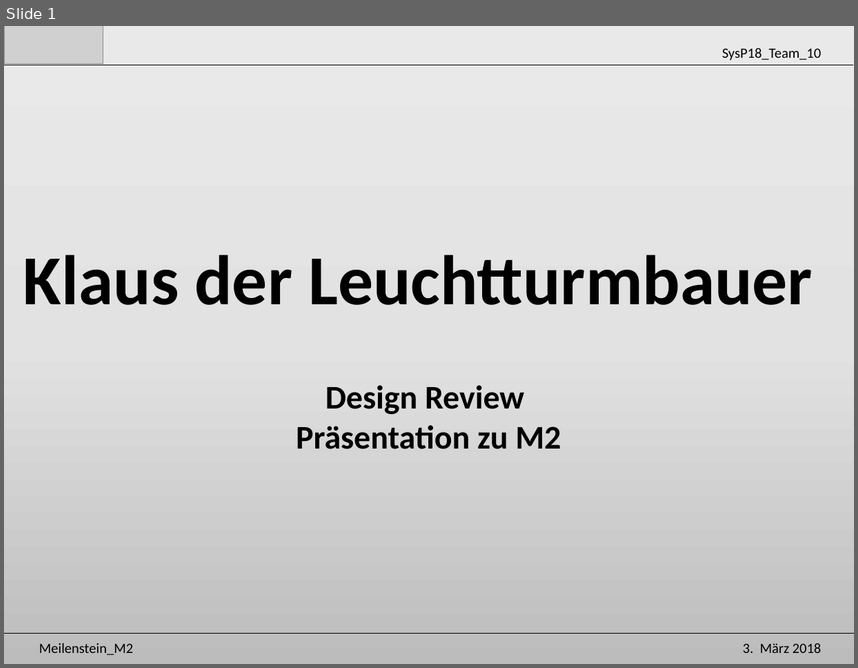
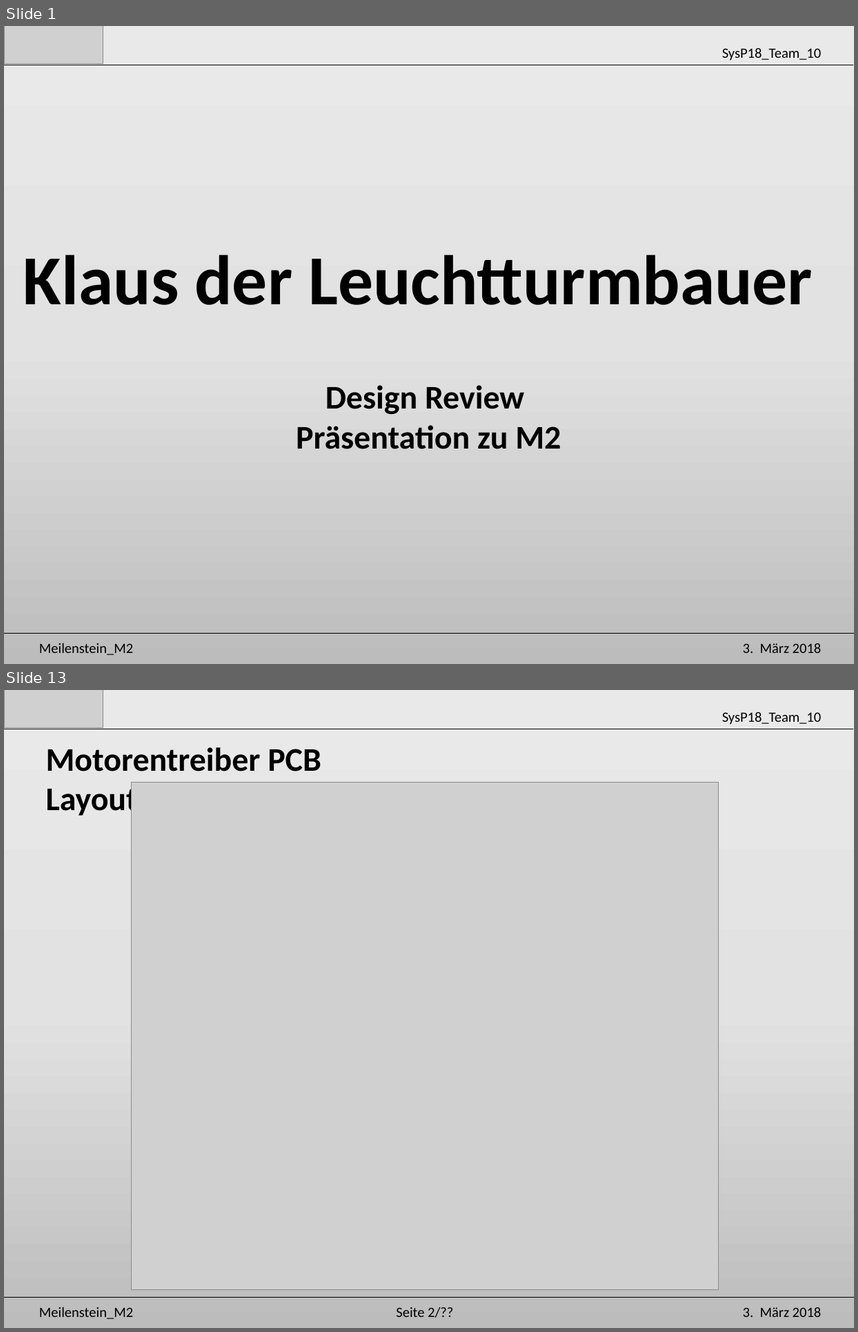
Before and after one commit to Unaqwyn/SysP18_1cv, a slide deck: 01_Organisation/02_Meilensteine/m2/Praesentation_m2.pptx. Shown one above the other, each under a label of ours: slide 1 before the commit, slides 1 and 13 after it; the slides between them are not shown. The pictures are 858x668 and 858x1332 pixels, drawn with LibreOffice and Linux fonts; fonts in the diff are those of the drawing; grey boxes stand for pictures. Boxes give left, top, right and bottom in pixels: in the first picture for what was removed or moved away, otherwise in the second. Text is boxed around its words. In the diff, an @@ line names an element or a change of style, - is before the commit and + after.

```diff
--- a/01_Organisation/02_Meilensteine/m2/Praesentation_m2.pptx
+++ b/01_Organisation/02_Meilensteine/m2/Praesentation_m2.pptx
@@ slide 13 added at (4, 690, 854, 1328), background gradient #EBEAEA to #E4E3E3 to #BDBCBC @@
@@ picture added at (4, 690, 103, 727) @@
@@ line added from (4, 729) to (853, 729), #000000 0.5 pt @@
@@ text added at (722, 712, 821, 724), 12 pt, text #000000 @@
+SysP18_Team_10
@@ text added at (46, 747, 321, 818), 28 pt, text #000000, bold @@
+Motorentreiber PCB Layout
@@ picture added at (132, 782, 719, 1288) @@
@@ line added from (4, 1297) to (854, 1297), #000000 0.5 pt @@
@@ text added at (39, 1306, 133, 1319), 12 pt, text #000000 @@
+Meilenstein_M2
@@ text added at (396, 1307, 453, 1317), 12 pt, text #000000 @@
+Seite 2/??
@@ text added at (743, 1307, 822, 1317), 12 pt, text #000000 @@
+3. März 2018
```
Also in this commit, not shown: 3 slides changed, 16 other slides added, 14 other files.
